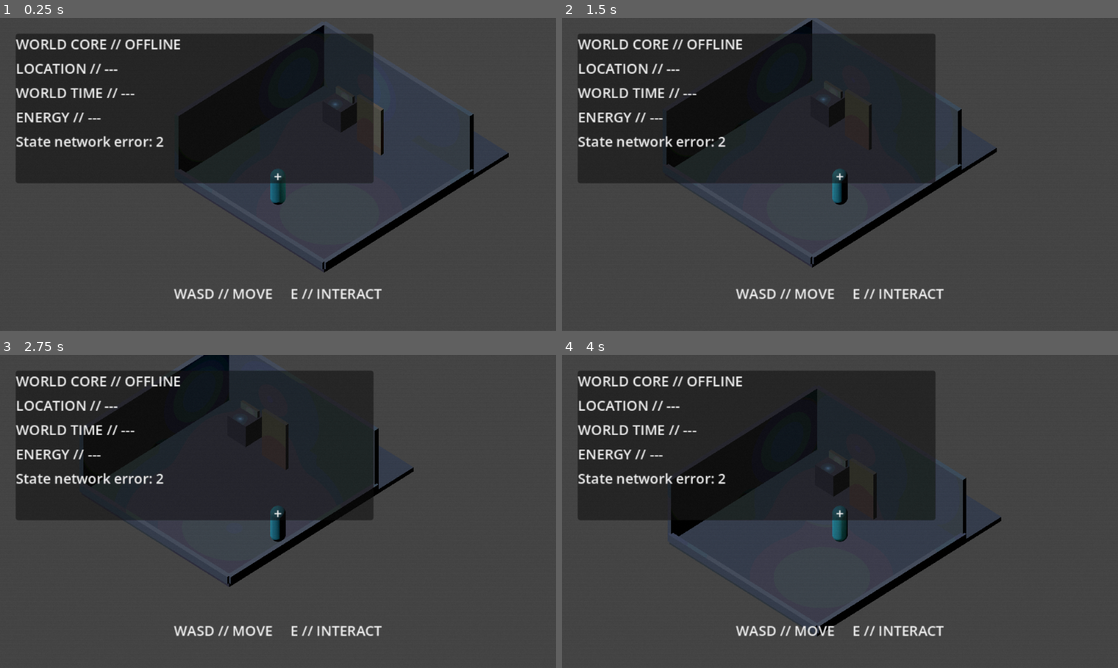
Above: before the commit, frames 1-4 (two rows, left to right).
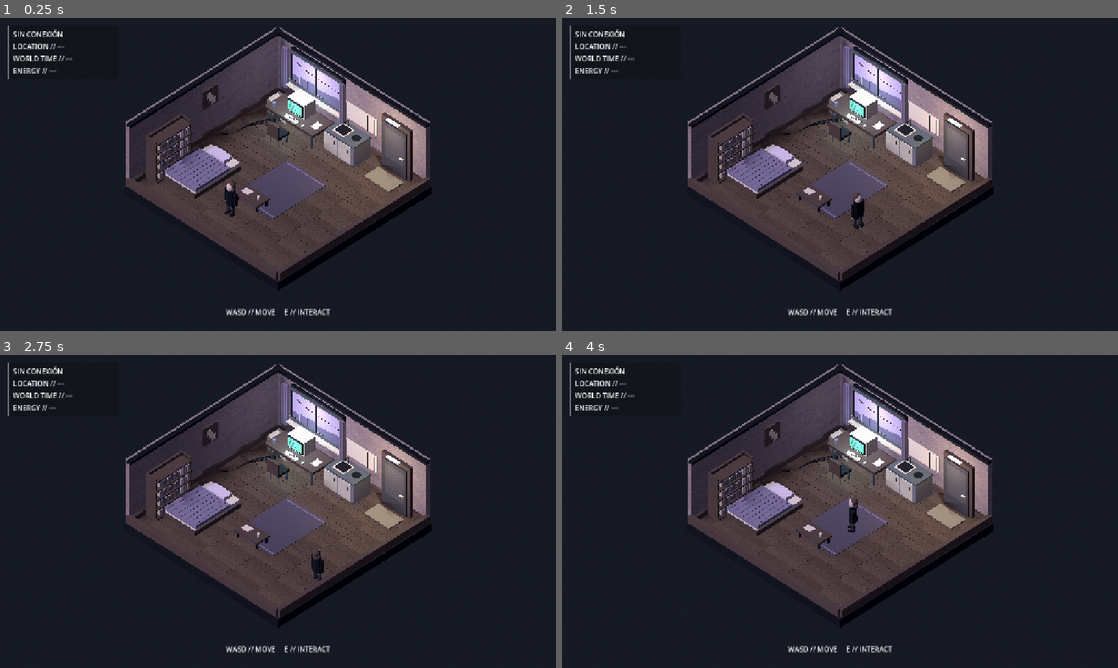
Above: after the commit, the same moments.

Repository: webtilians/lain
Game: Godot game, scene res://scenes/apartment/ApartmentIso.tscn
Two runs of this game, one before a commit and one after it. Both use one fixed random seed, a clock stepped at 60 frames per second and the inputs below. This scene is started directly instead of the project's main scene.
Inputs (mouse positions are in pixels of both pictures, inside the frame that each line leads up to):
- Up to frame 1 (0.25 s): no input
- Up to frame 2 (1.5 s): tap Enter at 0.5 s; move the mouse to (962, 158) at 0.52 s; hold D (move_right) 0.53-1.28 s; hold E (interact) 0.53-1.28 s; move the mouse to (728, 190) at 1.27 s; hold S (move_backward) from 1.28 s (still down); tap E (interact) at 1.35 s
- Up to frame 3 (2.75 s): move the mouse to (333, 442) at 2.02 s; release S (move_backward) at 2.03 s; hold D (move_right) from 2.03 s (still down); hold E (interact) from 2.03 s (still down)
- Up to frame 4 (4 s): move the mouse to (812, 574) at 2.77 s; release D (move_right) at 2.78 s; release E (interact) at 2.78 s; hold W (move_forward) 2.78-3.53 s; tap E (interact) at 2.85 s; move the mouse to (1006, 558) at 3.52 s; hold A (move_left) from 3.53 s (still down); hold E (interact) from 3.53 s (still down)

The runs differ from the first frame. In frame 1, 79% of the frame differs, in the area x 0-100%, y 0-100%; in frame 2, 79%; in frame 3, 77%; in frame 4, 80%.

Commit message:
Visual 0.3: furnish and light the isometric apartment with offline Godot checks

Diff:
--- /dev/null
+++ b/client/art/apartment/wood.gdshader
@@ -0,0 +1,10 @@
+shader_type spatial;
+render_mode diffuse_lambert_wrap;
+uniform vec4 tint : source_color = vec4(0.28,0.23,0.22,1.0);
+float hash(vec2 p) { return fract(sin(dot(p,vec2(127.1,311.7)))*43758.5453); }
+void fragment() {
+	float grain = sin(UV.x*220.0 + sin(UV.y*13.0)*3.0)*0.015;
+	float worn = hash(floor(UV*vec2(230.0,35.0)))*0.035;
+	ALBEDO = tint.rgb + grain + worn;
+	ROUGHNESS = 0.93;
+}
--- a/client/project.godot
+++ b/client/project.godot
@@ -22,8 +22,8 @@
 
 [display]
 
-window/size/viewport_width=640
-window/size/viewport_height=360
+window/size/viewport_width=1280
+window/size/viewport_height=720
 window/size/window_width_override=1280
 window/size/window_height_override=720
 window/stretch/mode="canvas_items"
--- a/client/scenes/apartment/ApartmentIso.tscn
+++ b/client/scenes/apartment/ApartmentIso.tscn
@@ -7,6 +7,8 @@
 [ext_resource type="Script" path="res://scripts/world/TerminalMonitor.gd" id="5"]
 [ext_resource type="PackedScene" path="res://scenes/ui/TerminalUI.tscn" id="6"]
 
+[ext_resource type="Script" path="res://scripts/art/ApartmentArt.gd" id="7"]
+
 [sub_resource type="StandardMaterial3D" id="WallMaterial"]
 albedo_color = Color(0.34, 0.36, 0.40, 1)
 roughness = 1.0
@@ -47,8 +49,8 @@
 script = ExtResource("1")
 
 [node name="Floor" type="CSGBox3D" parent="."]
-size = Vector3(8, 0.2, 10)
-position = Vector3(0, -0.1, -1)
+size = Vector3(8, 0.2, 8)
+position = Vector3(0, -0.1, 0)
 use_collision = true
 material = SubResource("FloorMaterial")
 
@@ -84,7 +86,8 @@
 material = SubResource("WallMaterial")
 
 [node name="Desk" type="CSGBox3D" parent="."]
-position = Vector3(-1.7, 0.75, -2.6)
+size = Vector3(2.55, 0.85, 1.12)
+position = Vector3(-1.65, 0.42, -2.78)
 use_collision = true
 material = SubResource("FloorMaterial")
 
@@ -118,7 +121,7 @@
 shadow_enabled = false
 
 [node name="ExitDoor" type="StaticBody3D" parent="." groups=["interactable"]]
-position = Vector3(0, 1.1, -2.5)
+position = Vector3(2.65, 1.1, -3.62)
 script = ExtResource("3")
 target_location = "APARTMENT_DISTRICT"
 
@@ -132,6 +135,8 @@
 [node name="Player" type="CharacterBody3D" parent="." groups=["player"]]
 position = Vector3(0, 0.9, 2.5)
 script = ExtResource("2")
+fixed_camera = true
+orthographic_size = 11.8
 
 [node name="Collision" type="CollisionShape3D" parent="Player"]
 shape = SubResource("PlayerShape")
@@ -204,3 +209,6 @@
 [node name="RetroOverlay" parent="." instance=ExtResource("4")]
 
 [node name="TerminalUI" parent="." instance=ExtResource("6")]
+
+[node name="Art" type="Node3D" parent="."]
+script = ExtResource("7")
--- /dev/null
+++ b/client/scripts/art/ApartmentArt.gd
@@ -0,0 +1,321 @@
+extends Node3D
+## Deterministic visual dressing. No World Core writes or gameplay state.
+
+var room: Node3D
+var wood: StandardMaterial3D
+var dark: StandardMaterial3D
+var ivory: StandardMaterial3D
+var metal: StandardMaterial3D
+var cloth: StandardMaterial3D
+var paper: StandardMaterial3D
+var stride := 0.0
+var screen: StandardMaterial3D
+
+func material(color: Color, glow: float = 0.0) -> StandardMaterial3D:
+	var m := StandardMaterial3D.new()
+	m.albedo_color = color
+	m.roughness = 0.88
+	if glow > 0.0:
+		m.emission_enabled = true
+		m.emission = color
+		m.emission_energy_multiplier = glow
+	return m
+
+func box(label: String, at: Vector3, size: Vector3, mat: Material, solid: bool = false) -> MeshInstance3D:
+	var mesh := MeshInstance3D.new()
+	mesh.name = label
+	var shape := BoxMesh.new()
+	shape.size = size
+	mesh.mesh = shape
+	mesh.material_override = mat
+	mesh.position = at
+	add_child(mesh)
+	if solid:
+		var body := StaticBody3D.new()
+		mesh.add_child(body)
+		var collision := CollisionShape3D.new()
+		var bounds := BoxShape3D.new()
+		bounds.size = size
+		collision.shape = bounds
+		body.add_child(collision)
+	return mesh
+
+func cylinder(at: Vector3, radius: float, height: float, mat: Material) -> MeshInstance3D:
+	var mesh := MeshInstance3D.new()
+	var shape := CylinderMesh.new()
+	shape.top_radius = radius
+	shape.bottom_radius = radius
+	shape.height = height
+	shape.radial_segments = 12
+	mesh.mesh = shape
+	mesh.material_override = mat
+	mesh.position = at
+	add_child(mesh)
+	return mesh
+
+func cable(points: Array[Vector3], radius: float = 0.014) -> void:
+	for i in range(points.size() - 1):
+		var delta := points[i + 1] - points[i]
+		var part := cylinder((points[i + 1] + points[i]) / 2.0, radius, delta.length(), dark)
+		part.quaternion = Quaternion(Vector3.UP, delta.normalized())
+
+func _ready() -> void:
+	room = get_parent()
+	wood = material(Color("514642"))
+	dark = material(Color("191d24"))
+	ivory = material(Color("b6b2a1"))
+	metal = material(Color("545d60"))
+	cloth = material(Color("777186"))
+	paper = material(Color("bdb7ab"))
+	screen = material(Color("598f7d"), 0.4)
+	var plaster := material(Color("a5a0ab"))
+	plaster.albedo_texture = preload("res://art/apartment/plaster.png")
+	plaster.uv1_scale = Vector3(2, 1, 1)
+	room.get_node("LeftWall").material = plaster
+	room.get_node("FrontWall").material = plaster
+	room.get_node("RightWall").material = wood
+	room.get_node("BackWall").material = wood
+	_floor()
+	_architecture()
+	_workstation()
+	_sleeping_area()
+	_shelves()
+	_kitchen()
+	_lighting()
+	_avatar()
+	_interface()
+
+func _floor() -> void:
+	# Each plank is tinted deterministically, so saves/reloads never change the room.
+	for z in range(22):
+		for x in range(5):
+			var tone := 0.90 + float((x * 7 + z * 3) % 9) * 0.018
+			var m := ShaderMaterial.new()
+			m.shader = preload("res://art/apartment/wood.gdshader")
+			m.set_shader_parameter("tint", Color("5e5145") * Color(tone, tone, tone, 1))
+			box("Floorboard", Vector3(-3.2 + x * 1.6, 0.016, -3.81 + z * 0.36), Vector3(1.589, 0.025, 0.349), m)
+	box("Foundation", Vector3(0, -0.28, 0), Vector3(8.15, 0.38, 8.15), dark)
+	box("Rug", Vector3(0.3, 0.044, 0.2), Vector3(2.1, 0.02, 2.9), material(Color("514d59")))
+	for z in [-1.13, 1.53]:
+		box("RugBorder", Vector3(0.3, 0.057, z), Vector3(1.96, 0.009, 0.045), cloth)
+
+func _architecture() -> void:
+	room.get_node("ExitDoor/Mesh").visible = false
+	box("SkirtingNorth", Vector3(0, 0.14, -3.85), Vector3(7.8, 0.25, 0.1), wood)
+	box("SkirtingWest", Vector3(-3.85, 0.14, 0), Vector3(0.1, 0.25, 7.8), wood)
+	box("WallCrown", Vector3(0, 2.95, -3.9), Vector3(8.1, 0.12, 0.2), dark)
+	box("WallCrown", Vector3(-3.9, 2.95, 0), Vector3(0.2, 0.12, 8.1), dark)
+	# Window sits on the rear wall facing into the cutaway room.
+	box("WindowRecess", Vector3(-1.65, 1.98, -3.82), Vector3(2.8, 1.55, 0.11), dark)
+	var glass := material(Color("9a92af"), 0.25)
+	box("WindowGlass", Vector3(-1.65, 2.0, -3.74), Vector3(2.62, 1.36, 0.025), glass)
+	for x in [-3.0, -1.65, -0.3]:
+		box("WindowMullion", Vector3(x, 1.98, -3.67), Vector3(0.045, 1.55, 0.05), metal)
+	for y in [1.25, 2.7]:
+		box("WindowRail", Vector3(-1.65, y, -3.65), Vector3(2.8, 0.05, 0.12), metal)
+	box("WindowSill", Vector3(-1.65, 1.2, -3.59), Vector3(3.0, 0.08, 0.36), ivory)
+	# Silhouetted rooftops and wires behind glass, made as flat in-world shapes.
+	var silhouette := material(Color("6b687f"))
+	for i in range(6):
+		box("DistantRoof", Vector3(-2.75 + i * 0.42, 1.47, -3.70), Vector3(0.39, 0.26 + (i % 3) * 0.12, 0.015), silhouette)
+	cable([Vector3(-2.85, 2.4, -3.62), Vector3(-2.0, 2.21, -3.62), Vector3(-0.4, 2.15, -3.62)], 0.008)
+	for side in [-3.18, -0.12]:
+		for i in range(5):
+			box("CurtainFold", Vector3(side + i * 0.048, 1.96, -3.47 + (i % 2) * 0.05), Vector3(0.055, 1.88, 0.11), cloth)
+	# Dress the existing working exit, whose collider and script remain authoritative.
+	box("DoorSurround", Vector3(2.65, 1.22, -3.70), Vector3(1.5, 2.44, 0.16), wood)
+	box("DoorPanel", Vector3(2.65, 1.14, -3.59), Vector3(1.24, 2.21, 0.09), material(Color("45454b")))
+	box("DoorInset", Vector3(2.65, 1.35, -3.535), Vector3(1.02, 1.45, 0.015), material(Color("505056")))
+	box("DoorHandle", Vector3(3.08, 1.0, -3.48), Vector3(0.2, 0.04, 0.07), ivory)
+	box("EntryMat", Vector3(2.65, 0.06, -2.98), Vector3(1.35, 0.06, 0.78), material(Color("777365")))
+	box("DoorLintelLight", Vector3(2.65, 2.54, -3.47), Vector3(0.62, 0.07, 0.12), material(Color("d3c2a1"), 1.1))
+
+func _workstation() -> void:
+	room.get_node("Desk").visible = false
+	room.get_node("Monitor/Mesh").visible = false
+	box("DeskTop", Vector3(-1.65, 0.82, -2.78), Vector3(2.55, 0.12, 1.12), wood)
+	for x in [-2.72, -0.6]:
+		for z in [-3.19, -2.38]:
+			box("DeskLeg", Vector3(x, 0.4, z), Vector3(0.07, 0.8, 0.07), metal)
+	box("CRTBody", Vector3(-1.7, 1.21, -2.98), Vector3(0.88, 0.67, 0.63), ivory)
+	box("CRTBezel", Vector3(-1.7, 1.23, -2.64), Vector3(0.76, 0.53, 0.055), dark)
+	box("CRTScreen", Vector3(-1.7, 1.24, -2.604), Vector3(0.66, 0.43, 0.025), screen)
+	box("CRTStand", Vector3(-1.7, 0.9, -2.93), Vector3(0.49, 0.13, 0.45), ivory)
+	var dim := material(Color("385f56"), 0.35)
+	for i in range(7):
+		box("TerminalLine", Vector3(-1.87 + (i % 2) * 0.03, 1.39 - i * 0.047, -2.586), Vector3(0.25 + (i % 3) * 0.08, 0.012, 0.004), dim)
+	box("Keyboard", Vector3(-1.62, 0.911, -2.35), Vector3(0.69, 0.054, 0.21), ivory)
+	for row in range(3):
+		for key in range(11):
+			box("Key", Vector3(-1.91 + key * 0.055, 0.944, -2.415 + row * 0.052), Vector3(0.043, 0.013, 0.04), paper)
+	box("Mouse", Vector3(-1.03, 0.92, -2.36), Vector3(0.1, 0.05, 0.16), ivory)
+	for i in range(3):
+		var x := -3.16 + i * 0.34
+		box("ComputerTower", Vector3(x, 0.36, -3.06), Vector3(0.29, 0.7, 0.65), ivory if i != 1 else metal, true)
+		for slot in range(4):
+			box("DriveSlot", Vector3(x, 0.51 - slot * 0.08, -2.726), Vector3(0.22, 0.012, 0.01), dark)
+		box("ActivityLED", Vector3(x + 0.085, 0.17, -2.718), Vector3(0.025, 0.025, 0.008), screen)
+	box("ChairSeat", Vector3(-1.75, 0.48, -1.78), Vector3(0.58, 0.1, 0.57), dark, true)
+	box("ChairBack", Vector3(-1.75, 0.78, -1.49), Vector3(0.58, 0.6, 0.08), wood)
+	for x in [-1.97, -1.53]:
+		for z in [-2.0, -1.57]:
+			box("ChairLeg", Vector3(x, 0.24, z), Vector3(0.04, 0.48, 0.04), metal)
+	for i in range(4):
+		cable([Vector3(-2.8 + i * 0.08, 0.07, -2.75), Vector3(-3.25, 0.055, -1.9 + i * 0.1), Vector3(-3.35, 0.055, -0.9), Vector3(-3.64, 0.055, -0.55)])
+	# Loose notebook and small mug on the desk.
+	box("Notebook", Vector3(-0.68, 0.895, -2.74), Vector3(0.3, 0.025, 0.38), paper)
+	cylinder(Vector3(-2.65, 0.98, -2.45), 0.067, 0.18, cloth)
+
+func _sleeping_area() -> void:
+	box("BedBase", Vector3(-2.4, 0.13, 1.6), Vector3(1.65, 0.2, 2.48), wood, true)
+	box("Futon", Vector3(-2.4, 0.28, 1.6), Vector3(1.57, 0.22, 2.38), paper)
+	box("Duvet", Vector3(-2.4, 0.41, 1.88), Vector3(1.62, 0.13, 1.87), cloth)
+	for i in range(7):
+		var crease := box("FabricFold", Vector3(-3.05 + i * 0.22, 0.48, 1.88), Vector3(0.045, 0.015, 1.82), material(Color("6e687f")))
+		crease.rotation.y = 0.025 * (i - 3)
+	box("Pillow", Vector3(-2.4, 0.46, 0.72), Vector3(0.91, 0.19, 0.47), material(Color("b7afbd")))
+	box("LowTable", Vector3(0.1, 0.36, 1.48), Vector3(1.22, 0.09, 0.7), wood, true)
+	for x in [-0.4, 0.6]:
+		for z in [1.23, 1.73]:
+			box("TableLeg", Vector3(x, 0.17, z), Vector3(0.08, 0.34, 0.08), dark)
+	box("BookOnTable", Vector3(-0.15, 0.435, 1.47), Vector3(0.36, 0.055, 0.26), paper)
+	cylinder(Vector3(0.45, 0.49, 1.5), 0.07, 0.14, ivory)
+
+func _shelves() -> void:
+	box("ShelfBack", Vector3(-3.75, 1.03, 2.3), Vector3(0.1, 2.06, 1.8), wood)
+	for z in [1.38, 3.22]:
+		box("ShelfSide", Vector3(-3.53, 1.03, z), Vector3(0.54, 2.06, 0.075), wood, true)
+	for level in range(5):
+		var y := 0.1 + level * 0.45
+		box("Shelf", Vector3(-3.5, y, 2.3), Vector3(0.6, 0.06, 1.85), wood)
+		if level < 4:
+			for book in range(13):
+				var h := 0.22 + float((book * 3 + level) % 5) * 0.025
+				var color := Color("737078") if book % 3 else Color("9b9386")
+				box("Book", Vector3(-3.42, y + 0.04 + h / 2, 1.52 + book * 0.12), Vector3(0.33, h, 0.085), material(color))
+	box("Pinboard", Vector3(-3.82, 1.97, -0.2), Vector3(0.07, 0.85, 0.74), wood)
+	for i in range(3):
+		box("Note", Vector3(-3.77, 1.75 + i * 0.17, -0.36 + i * 0.14), Vector3(0.01, 0.27, 0.23), paper)
+
+func _kitchen() -> void:
+	box("KitchenCabinet", Vector3(0.57, 0.47, -3.15), Vector3(1.48, 0.94, 0.88), material(Color("77777c")), true)
+	box("Counter", Vector3(0.57, 0.98, -3.15), Vector3(1.55, 0.075, 0.94), metal)
+	box("SinkRim", Vector3(0.33, 1.03, -3.15), Vector3(0.63, 0.03, 0.59), ivory)
+	box("SinkBasin", Vector3(0.33, 1.047, -3.15), Vector3(0.51, 0.01, 0.47), dark)
+	cable([Vector3(0.3, 1.03, -3.46), Vector3(0.3, 1.32, -3.46), Vector3(0.3, 1.32, -3.25)], 0.025)
+	cylinder(Vector3(1.02, 1.04, -3.16), 0.18, 0.025, dark)
+	for x in [0.08, 0.82]:
+		box("CabinetDoor", Vector3(x, 0.5, -2.699), Vector3(0.68, 0.82, 0.022), ivory)
+		box("CabinetHandle", Vector3(x + 0.22, 0.68, -2.67), Vector3(0.03, 0.15, 0.025), metal)
+	box("Splashback", Vector3(0.65, 1.43, -3.79), Vector3(1.67, 0.75, 0.06), paper)
+	for i in range(5):
+		box("TileGrout", Vector3(-0.1 + i * 0.37, 1.43, -3.75), Vector3(0.012, 0.75, 0.012), metal)
+
+func _lighting() -> void:
+	var environment := WorldEnvironment.new()
+	var settings := Environment.new()
+	settings.background_mode = Environment.BG_COLOR
+	settings.background_color = Color("171b25")
+	settings.ambient_light_source = Environment.AMBIENT_SOURCE_COLOR
+	settings.ambient_light_color = Color("9b93b6")
+	settings.ambient_light_energy = 0.30
+	settings.tonemap_mode = Environment.TONE_MAPPER_FILMIC
+	environment.environment = settings
+	add_child(environment)
+	var fill: DirectionalLight3D = room.get_node("IsoFillLight")
+	fill.rotation_degrees = Vector3(-48, -28, 0)
+	fill.light_color = Color("d3cbd7")
+	fill.light_energy = 0.48
+	fill.shadow_enabled = true
+	fill.directional_shadow_max_distance = 35
+	var lamp: OmniLight3D = room.get_node("RoomLight")
+	lamp.position = Vector3(2.5, 2.1, -2.8)
+	lamp.light_color = Color("dbc49f")
+	lamp.light_energy = 0.7
+	lamp.omni_range = 4.4
+	var glow: OmniLight3D = room.get_node("MonitorGlow")
+	glow.light_color = Color("89c7be")
+	glow.light_energy = 0.65
+	glow.omni_range = 2.2
+	var window_light := OmniLight3D.new()
+	window_light.position = Vector3(-1.65, 2.25, -3.15)
+	window_light.light_color = Color("b9adc9")
+	window_light.light_energy = 0.65
+	window_light.omni_range = 5.8
+	add_child(window_light)
+
+func rounded_piece(at: Vector3, size: Vector3, mat: Material) -> MeshInstance3D:
+	var mesh := MeshInstance3D.new()
+	var shape := SphereMesh.new()
+	shape.radius = 0.5
+	shape.height = 1.0
+	shape.radial_segments = 16
+	shape.rings = 8
+	mesh.mesh = shape
+	mesh.material_override = mat
+	mesh.position = at
+	mesh.scale = size
+	add_child(mesh)
+	return mesh
+
+func _avatar() -> void:
+	var player: Node3D = room.get_node("Player")
+	player.get_node("CharacterMesh").visible = false
+	var rig := Node3D.new()
+	rig.name = "Silhouette"
+	player.add_child(rig)
+	var skin := material(Color("b7a59d"))
+	var pieces: Array[MeshInstance3D] = []
+	var coat := cylinder(Vector3(0, -0.04, 0), 0.25, 0.7, dark)
+	coat.mesh.top_radius = 0.19
+	coat.scale.z = 0.68
+	pieces.append(coat)
+	pieces.append(rounded_piece(Vector3(0, 0.43, 0.02), Vector3(0.3, 0.37, 0.29), skin))
+	pieces.append(rounded_piece(Vector3(0, 0.50, -0.045), Vector3(0.33, 0.32, 0.3), wood))
+	pieces.append(rounded_piece(Vector3(0, 0.32, -0.105), Vector3(0.29, 0.23, 0.15), wood))
+	for side in [-1, 1]:
+		pieces.append(cylinder(Vector3(side * 0.25, -0.05, 0), 0.07, 0.54, dark))
+		pieces.append(rounded_piece(Vector3(side * 0.25, -0.35, 0), Vector3(0.1, 0.13, 0.1), skin))
+		var leg := cylinder(Vector3(side * 0.115, -0.58, 0), 0.066, 0.44, material(Color("403e48")))
+		leg.name = "LeftLeg" if side == -1 else "RightLeg"
+		pieces.append(leg)
+		pieces.append(rounded_piece(Vector3(side * 0.115, -0.82, 0.06), Vector3(0.16, 0.13, 0.3), dark))
+	for piece in pieces:
+		piece.reparent(rig, false)
+
+func _interface() -> void:
+	room.get_node("HUD/Crosshair").hide()
+	var info: MarginContainer = room.get_node("HUD/Info")
+	info.offset_right = 275
+	info.offset_bottom = 130
+	var panel: PanelContainer = room.get_node("HUD/Info/Panel")
+	var style := StyleBoxFlat.new()
+	style.bg_color = Color(0.06, 0.07, 0.09, 0.55)
+	style.border_color = Color("74707c")
+	style.border_width_left = 2
+	style.content_margin_left = 12
+	style.content_margin_right = 12
+	style.content_margin_top = 8
+	style.content_margin_bottom = 8
+	panel.add_theme_stylebox_override("panel", style)
+	panel.add_theme_font_size_override("font_size", 13)
+	room.get_node("HUD/Info/Panel/VBox/Knowledge").hide()
+	var crt: ColorRect = room.get_node("RetroOverlay/CRT")
+	crt.material = crt.material.duplicate()
+	crt.material.set_shader_parameter("scanline_strength", 0.025)
+	crt.material.set_shader_parameter("noise_strength", 0.007)
+	crt.material.set_shader_parameter("color_levels", 128.0)
+
+func _process(delta: float) -> void:
+	var player: CharacterBody3D = room.get_node("Player")
+	var rig: Node3D = player.get_node("Silhouette")
+	var motion := Vector2(player.velocity.x, player.velocity.z)
+	if motion.length() > 0.1:
+		stride += delta * 9.0
+		rig.rotation.y = lerp_angle(rig.rotation.y, atan2(motion.x, motion.y), minf(delta * 12.0, 1.0))
+		var swing := sin(stride) * 0.23
+		rig.get_node("LeftLeg").rotation.x = swing
+		rig.get_node("RightLeg").rotation.x = -swing
+	else:
+		rig.get_node("LeftLeg").rotation.x = 0
+		rig.get_node("RightLeg").rotation.x = 0
--- a/client/scripts/player/IsoController.gd
+++ b/client/scripts/player/IsoController.gd
@@ -1,4 +1,7 @@
 extends CharacterBody3D
+
+@export var fixed_camera := false
+@export var orthographic_size: float = 12.0
 
 @export var move_speed: float = 3.5
 @export var acceleration: float = 20.0
@@ -37,10 +40,12 @@
 		Camera3D.PROJECTION_ORTHOGONAL
 	)
 
-	camera.size = 12.0
+	camera.size = orthographic_size
 
 	_update_camera()
 
+	if fixed_camera:
+		return
 	camera.look_at(
 		global_position
 		+ Vector3(0.0, 0.6, 0.0),
@@ -52,6 +57,10 @@
 	)
 
 func _update_camera() -> void:
+	if fixed_camera:
+		camera.global_position = Vector3(10, 12, 10)
+		camera.look_at(Vector3(0, 0.5, 0), Vector3.UP)
+		return
 	camera.global_position = (
 		global_position
 		+ CAMERA_OFFSET
--- a/client/scripts/world/Apartment.gd
+++ b/client/scripts/world/Apartment.gd
@@ -40,7 +40,7 @@
 	snapshot: Dictionary
 ) -> void:
 	connection_label.text = (
-		"WORLD CORE // CONNECTED"
+		"LAIN  /  CONECTADO"
 	)
 
 	var player: Dictionary = snapshot.get(
@@ -56,11 +56,11 @@
 	)
 
 	location_label.text = (
-		"LOCATION // %s" % location
+		"APARTAMENTO" if location == "APARTMENT" else location
 	)
 
 	minute_label.text = (
-		"WORLD TIME // %04d" % int(
+		"TIEMPO  %04d" % int(
 			snapshot.get(
 				"minute",
 				0
@@ -69,7 +69,7 @@
 	)
 
 	energy_label.text = (
-		"ENERGY // %.2f" % float(
+		"ENERGÍA  %.2f" % float(
 			player.get(
 				"energy",
 				0.0
@@ -90,7 +90,7 @@
 	message: String
 ) -> void:
 	connection_label.text = (
-		"WORLD CORE // OFFLINE"
+		"SIN CONEXIÓN"
 	)
 
 	knowledge_label.text = message
--- /dev/null
+++ b/client/tools/capture_apartment.gd
@@ -0,0 +1,78 @@
+extends SceneTree
+## Offline render/check: never calls the server or opens the user's save.
+func _initialize() -> void:
+	call_deferred("capture")
+
+func capture() -> void:
+	var api := root.get_node("WorldApi")
+	api.set_script(load("res://tools/offline_world_api.gd"))
+	api.snapshot = {"player": {"location": "APARTMENT", "energy": 1.0}, "minute": 0, "known_nodes": []}
+	var scene = load("res://scenes/apartment/ApartmentIso.tscn").instantiate()
+	root.add_child(scene)
+	current_scene = scene
+	scene.get_node("Player").set_process_unhandled_input(false)
+	root.get_node("EventDialog").set_process_unhandled_input(false)
+	await process_frame
+	await physics_frame
+	await create_timer(0.6).timeout
+	assert(scene.get_node("Art").get_child_count() > 200)
+	assert(scene.get_node("ExitDoor").target_location == "APARTMENT_DISTRICT")
+	assert(scene.get_node("Monitor").has_method("interact"))
+	var options := OS.get_cmdline_user_args()
+	if options.is_empty():
+		await verify_navigation(scene)
+	if not options.is_empty():
+		await RenderingServer.frame_post_draw
+		var image := root.get_texture().get_image()
+		var error := image.save_png(options[0])
+		if error != OK:
+			push_error("Capture could not be saved")
+			quit(1)
+			return
+		print("CAPTURE_SAVED ", options[0])
+	print("APARTMENT_VISUAL_CHECK_OK")
+	quit()
+
+func walk_to(player: CharacterBody3D, target: Vector3) -> bool:
+	for frame in range(240):
+		var offset := target - player.global_position
+		offset.y = 0
+		if offset.length() < 0.14:
+			player.velocity = Vector3.ZERO
+			return true
+		player.velocity = offset.normalized() * 3.5
+		player.velocity.y = -1.0
+		player.move_and_slide()
+		await physics_frame
+	return false
+
+func verify_navigation(scene: Node3D) -> void:
+	var player: CharacterBody3D = scene.get_node("Player")
+	player.set_physics_process(false)
+	for destination in [Vector3(1.5, 0.9, 2.5), Vector3(1.5, 0.9, -1.45), Vector3(-0.8, 0.9, -1.45)]:
+		if not await walk_to(player, destination):
+			push_error("Blocked terminal route at " + str(player.position))
+			quit(1)
+			return
+	if player.global_position.distance_to(scene.get_node("Monitor").global_position) > player.interaction_distance:
+		push_error("Terminal out of reach")
+		quit(1)
+		return
+	scene.get_node("Monitor").interact()
+	var terminal := get_first_node_in_group("terminal_ui")
+	if not terminal.visible:
+		push_error("Terminal did not open")
+		quit(1)
+		return
+	terminal.hide()
+	player.set_physics_process(false)
+	for destination in [Vector3(1.5, 0.9, -1.45), Vector3(2.65, 0.9, -2.0)]:
+		if not await walk_to(player, destination):
+			push_error("Blocked exit route")
+			quit(1)
+			return
+	if player.global_position.distance_to(scene.get_node("ExitDoor").global_position) > player.interaction_distance:
+		push_error("Exit out of reach")
+		quit(1)
+		return
+	print("NAVIGATION_AND_TERMINAL_OK")
--- /dev/null
+++ b/client/tools/offline_world_api.gd
@@ -0,0 +1,13 @@
+extends Node
+## Offline substitute used exclusively by capture_apartment.gd.
+signal snapshot_updated(snapshot: Dictionary)
+signal api_error(message: String)
+signal action_denied(reason: String)
+signal action_resolved(result: Dictionary, updated_snapshot: Dictionary)
+var snapshot: Dictionary = {}
+func request_state() -> void:
+	pass
+func step(_action: String, _target: String) -> void:
+	push_error("Preview cannot send actions")
+func acknowledge_message(_message_id: String) -> void:
+	pass
Binary file added: client/art/apartment/plaster.png
Not shown, added: client/art/apartment/plaster.png.import
Not shown: 1 places in client/scenes/apartment/ApartmentIso.tscn that only renumber resources
Not shown, changed: .github/workflows/d6-tests.yml
Not shown, added: docs/VISUAL_03_APARTMENT.md
